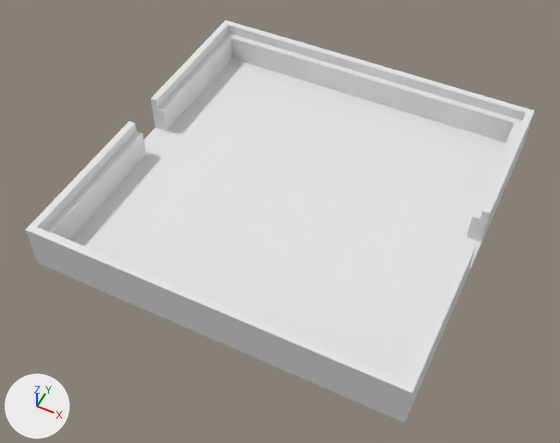
The Blender file living-color/Prod/fab/LED_Cup_10mm.blend, before and after one commit.
Before and after are seen from a 50 mm lens placed at (0.0616, -0.1341, 0.1559), pointed at (-0.0009, -0.0091, -0.0004). Lighting does not change. The marker at lower left points along +X, +Y and +Z. The older version comes first.
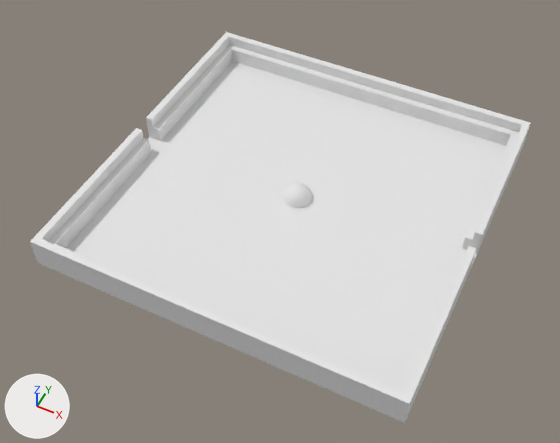
The change, as a list of edits to the scene's bpy script:
```text
Change me_cube_001:
    used by ob_cube; location = (0.0, 0.0, 0.0)
    remove me_cube_001.from_pydata(...)  # 60 vertices, 50 faces; spans x -0.05..0.05, y -0.05..0.05, z 0.0..0.013
    add me_cube_001.from_pydata(...)  # 60 vertices, 50 faces; spans x -0.05..0.05, y -0.05..0.05, z 0.0..0.0085
    me_cube_001 part 1: 56 of 60 vertices moved; they spanned x -0.05..0.05, y -0.05..0.05, z 0.0..0.013 and now span x -0.05..0.05, y -0.05..0.05, z 0.0..0.0085; mean shift (0.0, -0.0003, -0.0034); largest move (-0.05, 0.006, 0.01) -> (-0.05, 0.0025, 0.0055)
Add me_sphere_001:
    me_sphere_001.from_pydata(...)  # 257 vertices, 256 faces; spans x -0.004..0.004, y -0.004..0.004, z 0.0..0.004
Add ob_sphere:
    ob_sphere = bpy.data.objects.new('Sphere', me_sphere_001)
    ob_sphere.location = (0.0, 0.0, 0.001)
```

Boxes (x1, y1, x2, y2) around the edits, measured in the pictures (560 x 443 px):
'Cube', reshaped: before (26, 20, 534, 423); after (30, 32, 531, 423)
'Sphere', added: after (283, 183, 312, 208)
